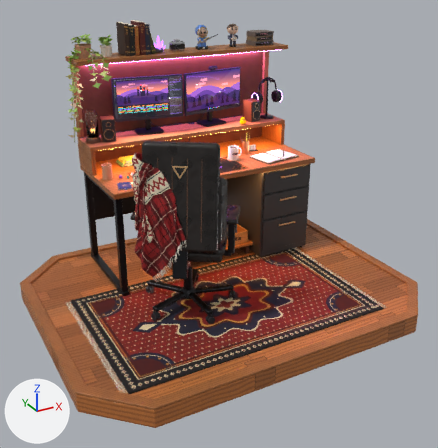
Before and after pictures for a commit that changed the Blender file diorama/source/diorama_phase11_web.blend.
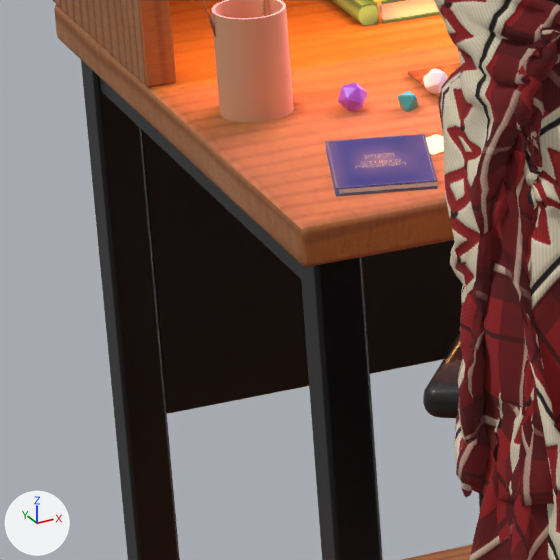
The first picture shows the older version from a 50 mm camera at (-1.84, -3.34, 2.14) aimed at (-0.06, -0.11, 0.52). The close-ups show the older and then the newer version on the part from 17% to 34% of the width and 37% to 54% of the height of that picture. Only the edits that show in the close-ups are written down. Lighting does not change. The marker at lower left points along +X, +Y and +Z.

The older version as bpy lines, for what is in view:
```python
me_chair_armbracket_l_001 = bpy.data.meshes.new('CHAIR_ArmBracket_L.001')
me_chair_armbracket_l_001.from_pydata(...)  # 2888 vertices, 2828 faces; spans x -0.67..0.98, y -0.29..1.5, z -0.39..1.19
me_chair_armbracket_l_001.materials.append(mat_m_metal_black_baked)
me_nav_passport_cover_001 = bpy.data.meshes.new('NAV_Passport_Cover.001')
me_nav_passport_cover_001.from_pydata(...)  # 24 vertices, 26 faces; spans x -0.045..0.045, y -0.063..0.063, z 0.0..0.0015
me_nav_passport_cover_001.materials.append(mat_m_studio_passport_baked)
ob_nav_passport = bpy.data.objects.new('NAV_Passport', None)
ob_nav_passport.parent = ob_diorama_root
ob_nav_passport.location = (-0.565, 0.265, 0.76)
ob_nav_passport.rotation_euler = (0.0, 0.0, -0.279)  # degrees (0, 0, -16)
ob_nav_passport_cover = bpy.data.objects.new('NAV_Passport_Cover', me_nav_passport_cover_001)
ob_nav_passport_cover.parent = ob_nav_passport
ob_nav_passport_cover.location = (0.0, 0.0, 0.0065)
ob_static_metal_black = bpy.data.objects.new('STATIC_metal_black', me_chair_armbracket_l_001)
ob_static_metal_black.parent = ob_diorama_root
ob_static_metal_black.location = (-0.481, -0.0299, 0.393)
ob_static_metal_black.rotation_euler = (0.0, 0.0, -0.611)  # degrees (0, 0, -35)
# also in view: 'STATIC_leather' at (-0.26, 0.15, 1.0); 'STATIC_wood' at (0.0, 0.0, 0.76); 'STATIC_terracotta' at (-0.62, 0.62, 1.19); 'PROP_BookLow_Green' at (-0.36, 0.71, 0.77); 'STATIC_pages' at (-0.36, 0.71, 0.78)
```
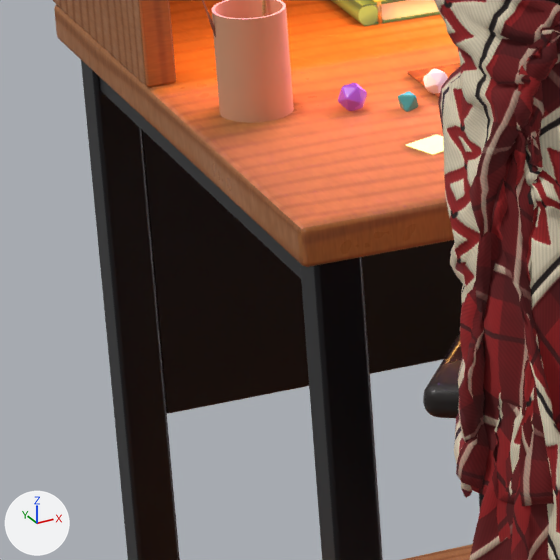
ob_nav_passport is not drawn itself; it is the parent of ob_nav_passport_back, ob_nav_passport_pages, ob_nav_passport_cover.

Patch to the scene script:
```diff
--- a/diorama/source/diorama_phase11_web.blend.py
+++ b/diorama/source/diorama_phase11_web.blend.py
@@ ob_nav_passport @@
 ob_nav_passport.parent = ob_diorama_root
-ob_nav_passport.location = (-0.565, 0.265, 0.76)
-ob_nav_passport.rotation_euler = (0.0, 0.0, -0.279)  # degrees (0, 0, -16)
+ob_nav_passport.location = (0.28, 0.27, 0.763)
+ob_nav_passport.rotation_euler = (0.0, 0.0, 0.209)  # degrees (0, 0, 12)
```

Boxes (x1, y1, x2, y2) around the edits, measured in the close-ups (560 x 560 px):
'NAV_Passport_Cover', moved, turned (not visible afterwards)
    before: (325, 134, 437, 189)
'NAV_Passport_Pages', moved, turned (not visible afterwards)
    before: (339, 182, 437, 194)
'NAV_Passport_Back', moved, turned (not visible afterwards)
    before: (326, 149, 438, 196)
